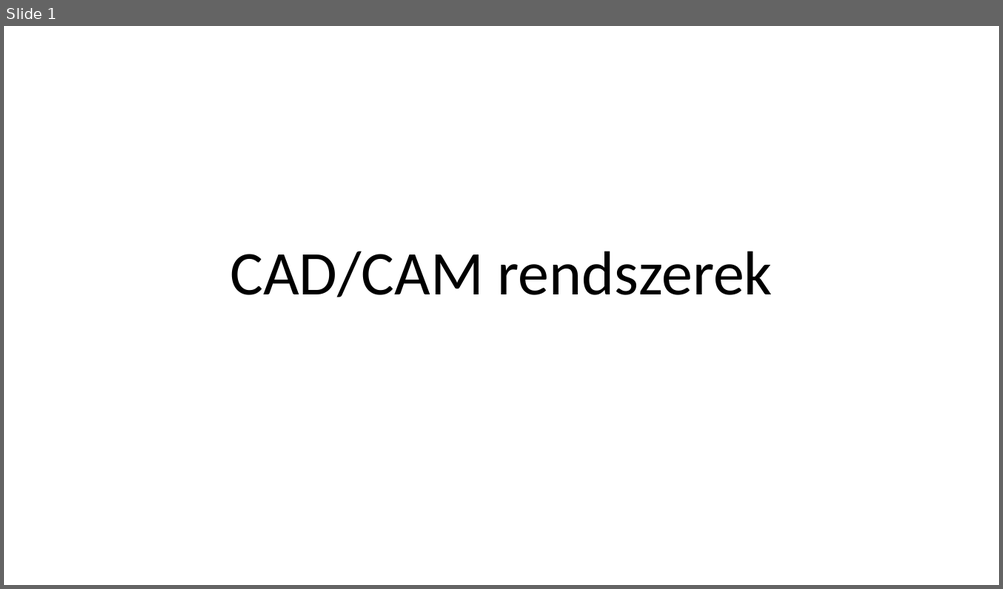
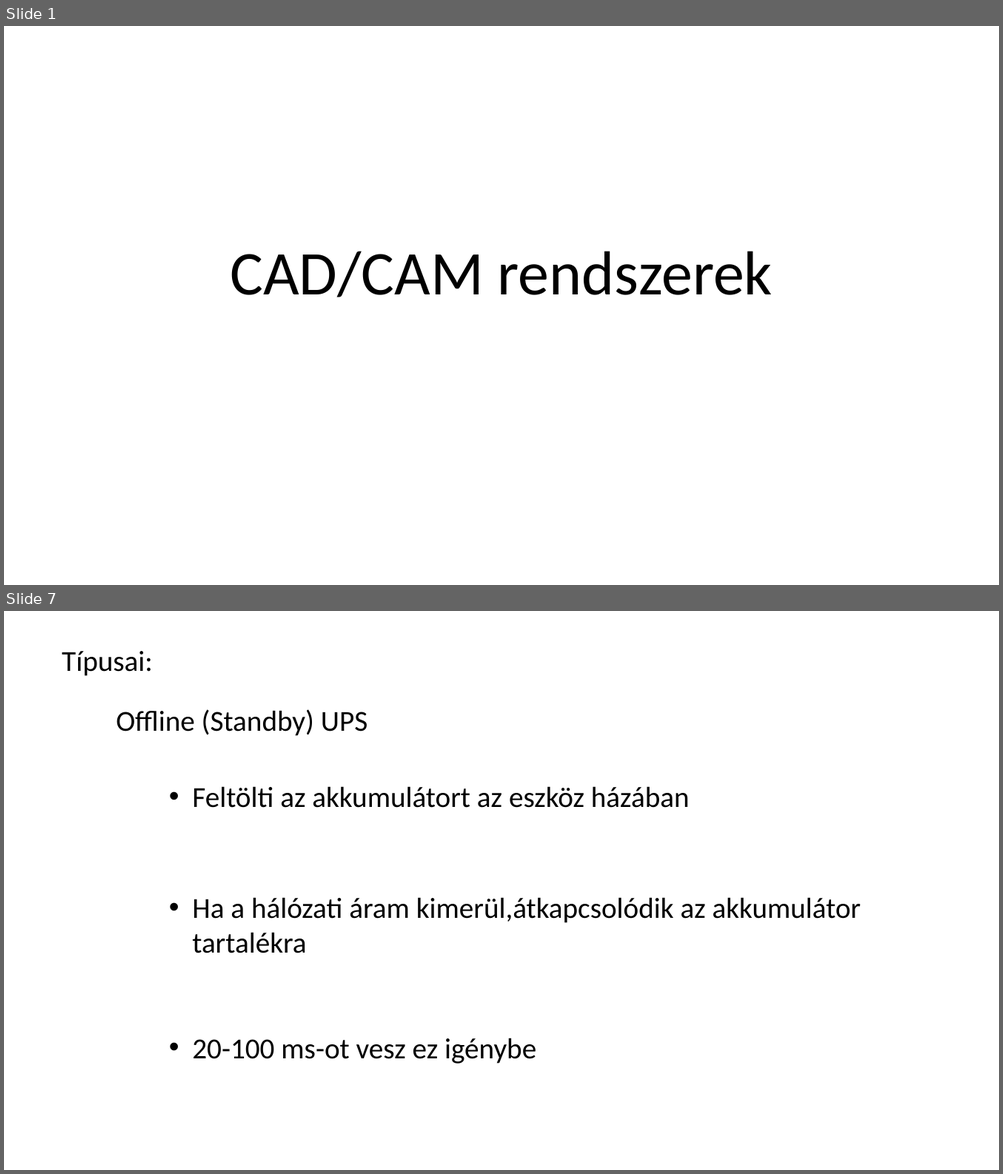
Before and after one commit to RCsSto/cad-cam-szunetment, a slide deck: CADCAM.pptx. Shown one above the other, each under a label of ours: slide 1 before the commit, slides 1 and 7 after it; the slides between them are not shown. The pictures are 1003x589 and 1003x1174 pixels, drawn with LibreOffice and Linux fonts; fonts in the diff are those of the drawing. Boxes give left, top, right and bottom in pixels: in the first picture for what was removed or moved away, otherwise in the second. Text is boxed around its words. In the diff, an @@ line names an element or a change of style, - is before the commit and + after.

```diff
--- a/CADCAM.pptx
+++ b/CADCAM.pptx
@@ slide 7 added at (4,611,999,1170), background #FFFFFF @@
@@ text added at (62,651,153,676), 28 pt, text #000000 @@
+Típusai:
@@ text added at (116,709,367,736), 28 pt, text #000000 @@
+Offline (Standby) UPS
@@ text added at (192,786,689,808), 28 pt, text #000000 @@
+• Feltölti az akkumulátort az eszköz házában
@@ text added at (192,897,861,954), 28 pt, text #000000 @@
+• Ha a hálózati áram kimerül,átkapcsolódik az akkumulátor tartalékra
@@ text added at (192,1038,536,1064), 28 pt, text #000000 @@
+• 20-100 ms-ot vesz ez igénybe
```
Also in this commit, not shown: 4 slides changed, 1 other slide added, 1 slide removed.
